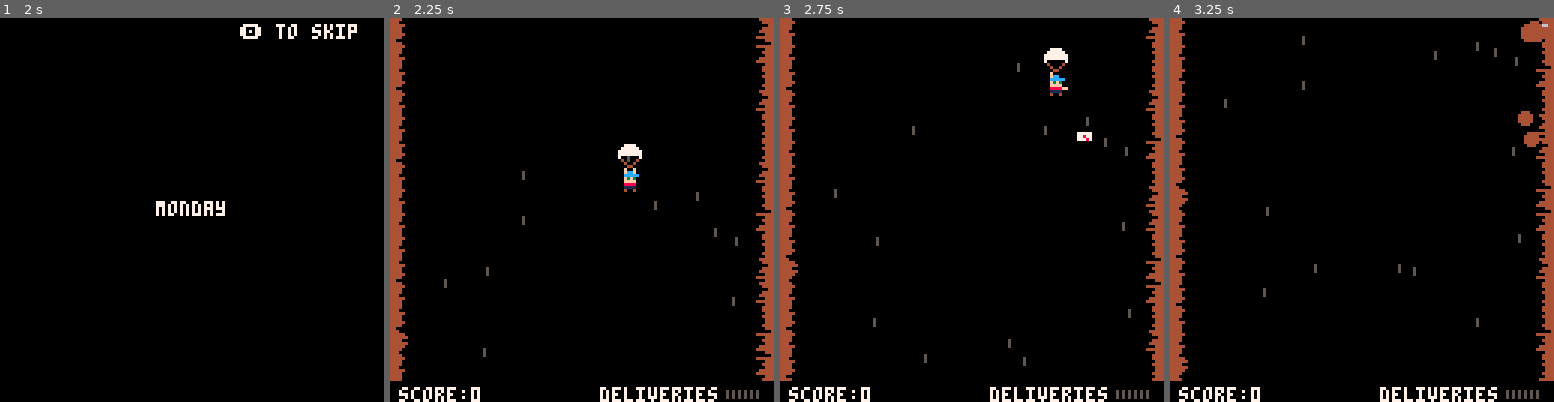
Above: before the commit, frames 1-4 (left to right).
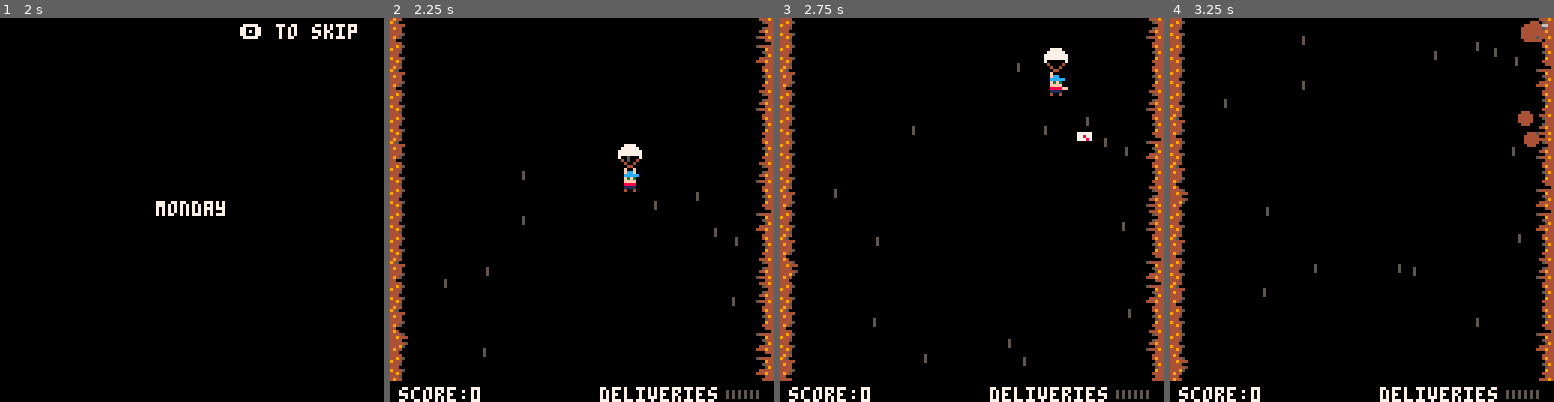
Above: after the commit, the same moments.

Repository: sugarvoid/down-mail
Game: PICO-8 cartridge down_mail.p8
The game is run twice, just before and just after one commit, with the same random seed, the same clock (stepped at 60 frames per second) and the same inputs.
Inputs:
- Up to frame 1 (2 s): tap X (X key) at 0.33, 1.07, 1.85 s; tap O (Z key) at 0.7, 1.7 s; hold Right from 1.6 s (still down)
- Up to frame 2 (2.25 s): release Right at 2.1 s; tap O (Z key) at 2.1 s; hold Up from 2.15 s (still down)
- Up to frame 3 (2.75 s): release Up at 2.42 s; hold Right from 2.47 s (still down); tap O (Z key) at 2.5 s
- Up to frame 4 (3.25 s): tap O (Z key) at 2.9 s; tap X (X key) at 2.97 s; release Right at 3.03 s; hold Left from 3.08 s (still down)

Frame 1 is identical in both runs. In frame 2, 1.2% of the frame differs, in the area x 0-100%, y 0-95%; in frame 3, 1.2%; in frame 4, 1.2%.

Commit message:
Make dog hover down on enter

Diff:
--- a/src/dog.lua
+++ b/src/dog.lua
@@ -2,13 +2,14 @@
 dog.__index = dog
 dogs = {}
 
-local throw_times = {30*3,30*2,30*1}
+local throw_times = {30*1,30*2,30*1}
 local y_range = { 10, 90 }
 
 function spawn_dog()
     local d = setmetatable({}, dog)
     d.x = rnd({113,7})
-    d.y = 50
+    d.curr_y = -10
+    d.y = d.curr_y
     d.w = 8
     d.h = 14
     d.facing_l = d.x < 128 / 2
@@ -16,20 +17,18 @@
     d.img = 19
     d.agro=1
     d.tmr_move = randsec_rang(6, 7)
-    d.timer = 150
+    --d.timer = 150
     d.time_on_screen = 0
-    d.empty = true
     d.tmr_throw = throw_times[d.agro]
     d.damaged = false
-    d.dir = 0
-    d.dx = 1.3
-    d.curr_y = 50
+    --d.dir = 0
+    --d.dx = 1.3
+    d.dst_y = randi_rang(20, 90)
+    d.start_y = -10
     d.is_moving = false
-    d.in_play = true
-    d.amplitude = 10
-    d.frequency = 0.2
-
-
+    d.in_play = false
+    --d.amplitude = 10
+    d.bob = 0.2
 
     if not d.facing_l then
         --d.x = 113
@@ -41,32 +40,43 @@
         d.bone_x=11
     end
 
-
+    sfx(0, 3)
     add(dogs, d)
 end
 
 function dog:update()
+    print_debug(self.y)
+
+    if self.y <= self.dst_y then
+
+        self.y += .5
+    else
+        sfx(-2, 3)
+        self.in_play = true
+        self.curr_y = self.dst_y - 2
+    end
+
     if self.in_play then
         self.time_on_screen+=1
         self.tmr_move -= 1 -- math.clamp(0, self.tmr_move - 1, 90)
         self.tmr_throw -= 1 --math.clamp(0, self.tmr_throw - 1, 90)
 
         if self.tmr_move <= 0 and self.agro < 3 then
-            self:move( randi_rang(y_range[1], y_range[2]))
+            --self:move( randi_rang(y_range[1], y_range[2]))
         end
 
-        self.y += self.frequency
+        self.y += self.bob
 
         if self.y <= self.curr_y - 2 then
-            self.frequency *=-1
+            self.bob *=-1
 
         elseif self.y >= self.curr_y + 2 then
-            self.frequency *=-1
+            self.bob *=-1
         end
 
         --self.y = self.curr_y + sin(self.frequency * self.curr_y) * self.amplitude
 
-        if self.time_on_screen == 30*5 then
+        if self.time_on_screen == 30*4 then
             self.time_on_screen = 0
             self.agro = mid(1, self.agro + 1, #throw_times)
             self.tmr_throw=throw_times[self.agro]
@@ -95,17 +105,14 @@
 end
 
 function dog:move(new_y)
-    --self.curr_animation = self.animations["climb"]
     self.y = new_y
     self.curr_y = new_y
     if self.y == new_y then
-        --self.curr_animation = self.animations["idle"]
         self.tmr_move = randsec_rang(4, 8)
     end
 end
 
 function dog:throw_bone()
-    --self.curr_animation = self.animations["throw"]
     sfx(1)
     self.tmr_throw = throw_times[self.agro]
     spawn_bone(self.bone_x, self.y+4, p1, self.facing_r)
--- a/src/player.lua
+++ b/src/player.lua
@@ -157,7 +157,7 @@
    -- self.sprite_a += 2
     --self.sprite_b += 2
     if p1.life == 0 then
-        sfx(11)
+        --sfx(11)
         end_text = endings[2]
         ending_idx = 1
         change_state(gamestates.gameover)
Not shown, changed: 23 lines of the sprite sheet (__gfx__) section of down_mail.p8
Not shown, changed: the sound effects (__sfx__) section of down_mail.p8
Not shown, changed: readme.md
